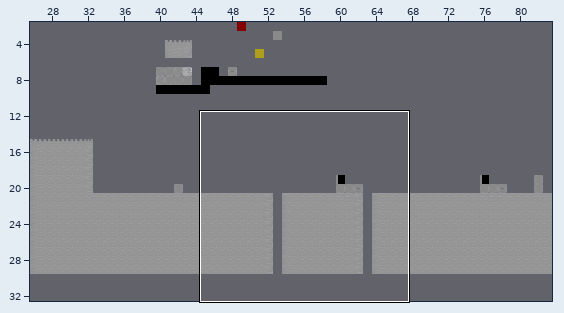
Tiled map: map/map04.tmx. The picture above shows the old version from afar; the outline marks the close-up.
Close-up. As it was:
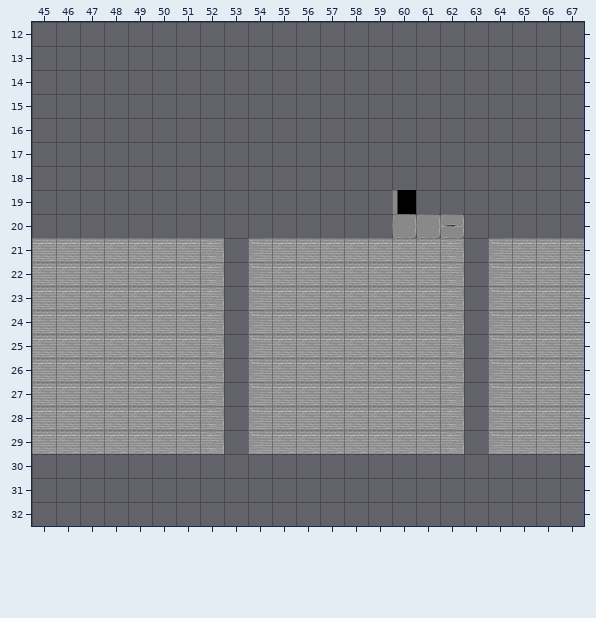
Cells are 70x70 px. Shown: x 45..67, y 12..32.
Now the later version:
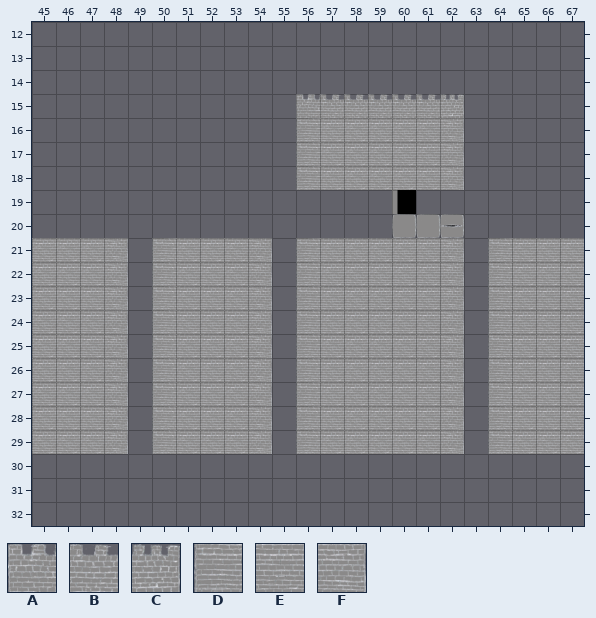
Key: from "wall": A 0, B 1, C 2, D 3, E 4, F 5.
_ is an empty cell, . an unchanged one.
From old to new:
--- layer "Tile Layer 1"
@@ x 56..62 @@
-15 _______
-16 _______
-17 _______
-18 _______
+15 ABBBBBC
+16 DEEEEEF
+17 DEEEEEF
+18 DEEEEEF
@@ x 48..56 @@
-21 EEE.F_DEE
-22 EEE.F_DEE
-23 EEE.F_DEE
-24 EEE.F_DEE
-25 EEE.F_DEE
-26 EEE.F_DEE
-27 EEE.F_DEE
-28 EEE.F_DEE
-29 EEE.F_DEE
+21 F_D.EEF_D
+22 F_D.EEF_D
+23 F_D.EEF_D
+24 F_D.EEF_D
+25 F_D.EEF_D
+26 F_D.EEF_D
+27 F_D.EEF_D
+28 F_D.EEF_D
+29 F_D.EEF_D
Where, in picture pixels (left, top, right, bottom), the same in both close-ups:
added: (296, 94, 464, 190)
changed: (104, 238, 176, 454)
changed: (200, 238, 320, 454)
